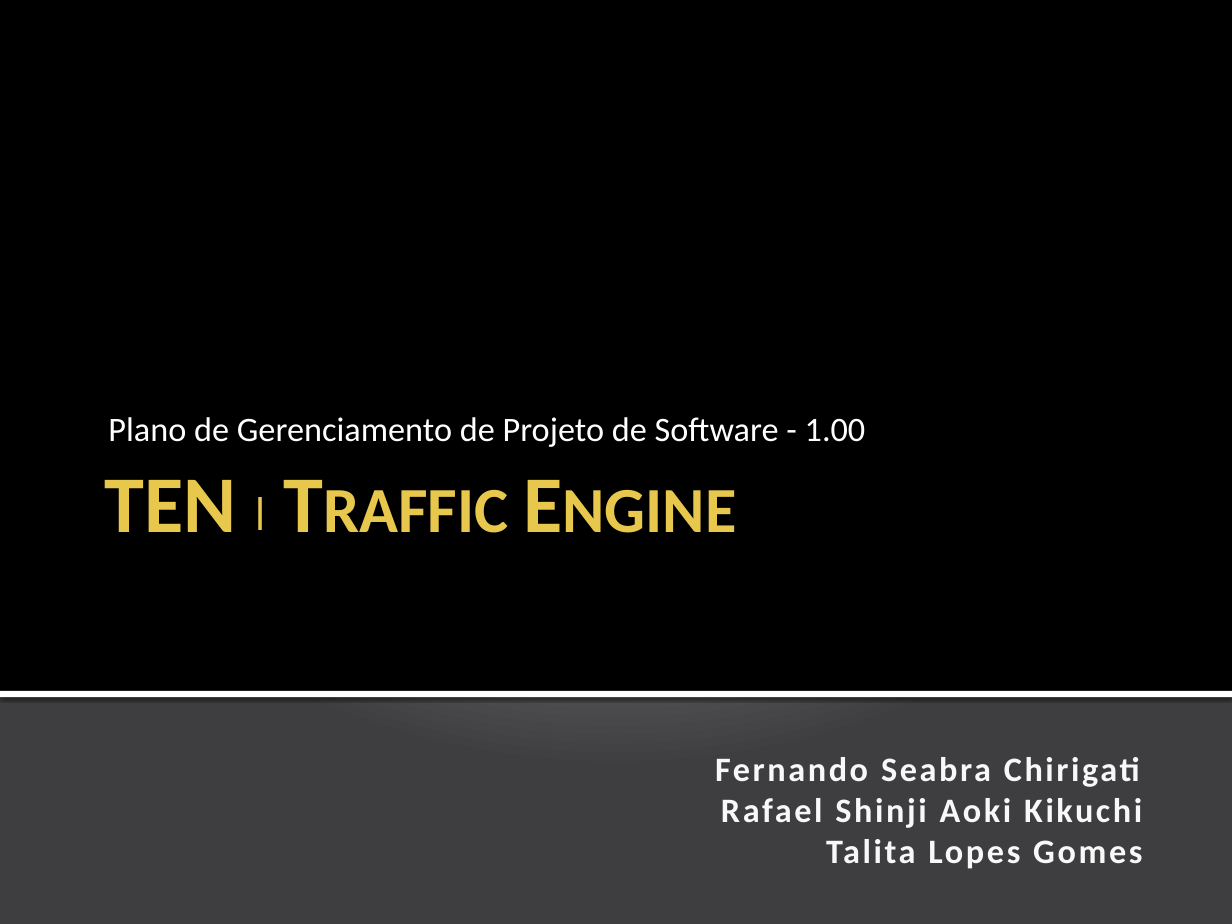
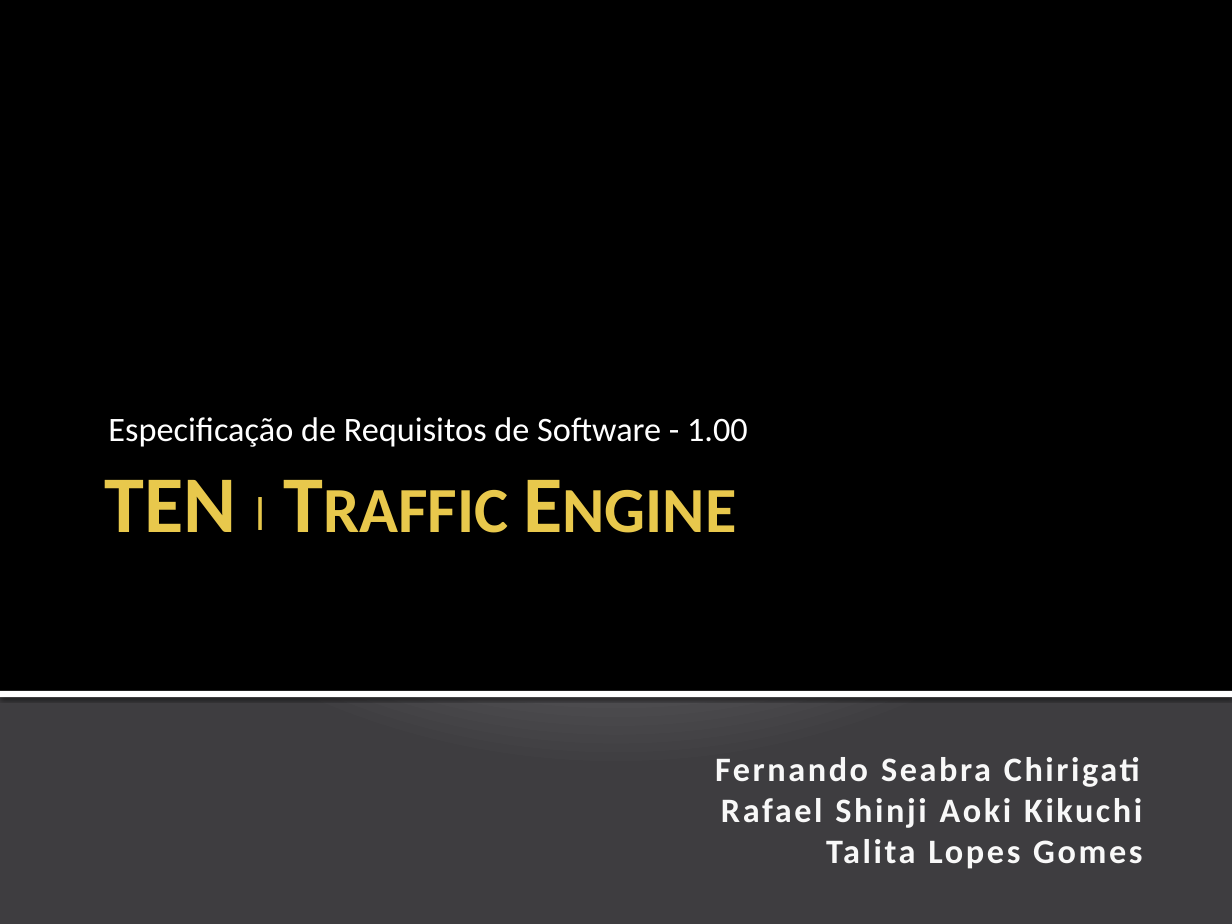
Before and after one commit to fchirigati/rota, a slide deck: slide 1 of Documentação/Especificação de Requisitos de Software/Apresentação.pptx. Drawn at 1232x924 pixels with LibreOffice and Linux fonts; fonts in the diff are those of the drawing. Boxes give left, top, right and bottom in pixels: in the first picture for what was removed or moved away, otherwise in the second. Text is boxed around its words. In the diff, an @@ line names an element or a change of style, - is before the commit and + after.

```diff
--- a/Documentação/Especificação de Requisitos de Software/Apresentação.pptx
+++ b/Documentação/Especificação de Requisitos de Software/Apresentação.pptx
@@ subtitle at box(108, 417, 748, 447): text changed @@
-Plano de Gerenciamento de Projeto de Software - 1.00
+Especificação de Requisitos de Software - 1.00
```
Also in this commit, not shown: 4 other slides changed, 6 slides added, 10 slides removed.
